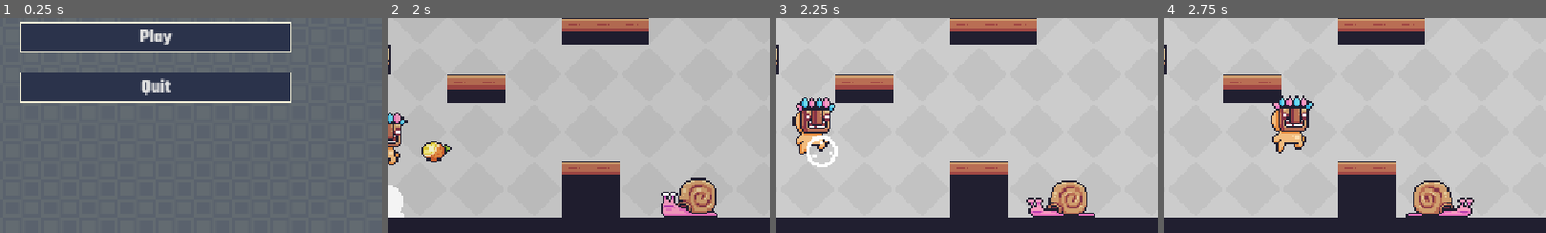
Above: before the commit, frames 1-4 (left to right).
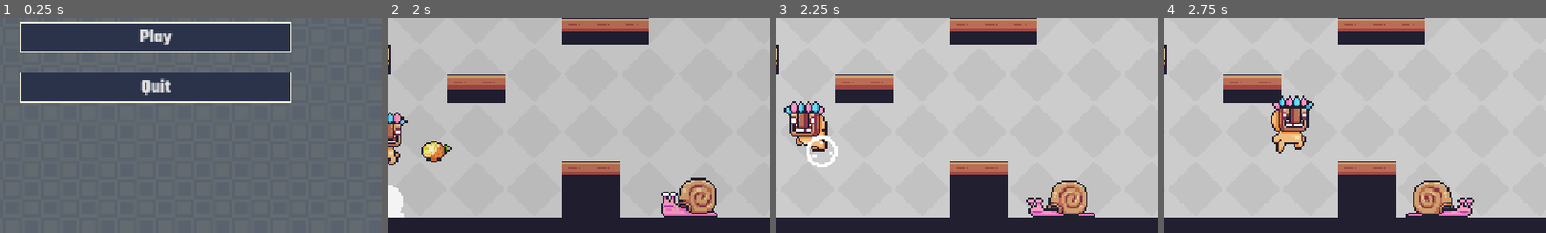
Above: after the commit, the same moments.

Repository: asehdev1994/pixel-platformer
Game: Godot game, scene res://Scenes/main.tscn
Same seed, same stepped clock (60 frames per second), same inputs: the game is played once before the commit and once after it.
Inputs:
- Up to frame 1 (0.25 s): no input
- Up to frame 2 (2 s): click "Play" at 0.5 s; hold D (right) from 1.28 s (still down); tap Space (jump) at 1.35, 1.52, 1.82 s
- Up to frame 3 (2.25 s): keep holding D (right); tap Space (jump) at 2.1 s
- Up to frame 4 (2.75 s): keep holding D (right); tap Space (jump) at 2.27, 2.57 s
The pictures show only the part of the screen within x 30-80%, y 47-97%; the shares and areas given below are measured in that part.

Frames 1-2 are identical in both runs. In frame 3, 1.8% of the frame differs, in the area x 2-16%, y 36-64%; in frame 4, nothing differs.

Commit message:
add wall slide animation

Diff:
--- a/Scenes/player.tscn
+++ b/Scenes/player.tscn
@@ -8,6 +8,7 @@
 [ext_resource type="Texture2D" uid="uid://b0a17k3s7dyat" path="res://Assets/Images/Player/Run (32x32).png" id="4_3smsa"]
 [ext_resource type="AudioStream" uid="uid://bfomn42xipkfl" path="res://Assets/Sounds/jump.wav" id="6_x3wgy"]
 [ext_resource type="AudioStream" uid="uid://b43e85tmu3q2e" path="res://Assets/Sounds/death.wav" id="7_3smsa"]
+[ext_resource type="Texture2D" uid="uid://ck3ld5k10iw7m" path="res://Assets/Images/Player/Wall Jump (32x32).png" id="7_f1ek2"]
 
 [sub_resource type="AtlasTexture" id="AtlasTexture_qpa8y"]
 atlas = ExtResource("2_8erm5")
@@ -152,6 +153,26 @@
 [sub_resource type="AtlasTexture" id="AtlasTexture_11gg7"]
 atlas = ExtResource("4_3smsa")
 region = Rect2(352, 0, 32, 32)
+
+[sub_resource type="AtlasTexture" id="AtlasTexture_r7t2e"]
+atlas = ExtResource("7_f1ek2")
+region = Rect2(0, 0, 32, 32)
+
+[sub_resource type="AtlasTexture" id="AtlasTexture_nmr2m"]
+atlas = ExtResource("7_f1ek2")
+region = Rect2(32, 0, 32, 32)
+
+[sub_resource type="AtlasTexture" id="AtlasTexture_ax3m3"]
+atlas = ExtResource("7_f1ek2")
+region = Rect2(64, 0, 32, 32)
+
+[sub_resource type="AtlasTexture" id="AtlasTexture_3vlem"]
+atlas = ExtResource("7_f1ek2")
+region = Rect2(96, 0, 32, 32)
+
+[sub_resource type="AtlasTexture" id="AtlasTexture_8eeqe"]
+atlas = ExtResource("7_f1ek2")
+region = Rect2(128, 0, 32, 32)
 
 [sub_resource type="SpriteFrames" id="SpriteFrames_oq2gk"]
 animations = [{
@@ -294,6 +315,26 @@
 }],
 "loop": 1,
 "name": &"running",
+"speed": 20.0
+}, {
+"frames": [{
+"duration": 1.0,
+"texture": SubResource("AtlasTexture_r7t2e")
+}, {
+"duration": 1.0,
+"texture": SubResource("AtlasTexture_nmr2m")
+}, {
+"duration": 1.0,
+"texture": SubResource("AtlasTexture_ax3m3")
+}, {
+"duration": 1.0,
+"texture": SubResource("AtlasTexture_3vlem")
+}, {
+"duration": 1.0,
+"texture": SubResource("AtlasTexture_8eeqe")
+}],
+"loop": 1,
+"name": &"wallsliding",
 "speed": 20.0
 }]
 
@@ -307,10 +348,10 @@
 [node name="AnimatedSprite2D" type="AnimatedSprite2D" parent="." unique_id=1371955511]
 texture_filter = 1
 sprite_frames = SubResource("SpriteFrames_oq2gk")
-animation = &"doublejumping"
+animation = &"wallsliding"
 autoplay = "idle"
-frame = 3
-frame_progress = 0.9339558
+frame = 4
+frame_progress = 0.020009749
 flip_h = true
 
 [node name="CollisionShape2D" type="CollisionShape2D" parent="." unique_id=561022289]
--- a/Scripts/player.gd
+++ b/Scripts/player.gd
@@ -70,13 +70,17 @@
 
 func update_animation() -> void:
 
+	# Don't interrupt the double jump animation
+	if animated_sprite_2d.animation == "doublejumping":
+		return
+
+	# Wall slide animation
+	if is_wall_sliding():
+		set_animation("wallsliding")
+		return
+
 	# Air animations
 	if not is_on_floor():
-
-		# Don't interrupt the double jump animation
-		if animated_sprite_2d.animation == "doublejumping":
-			return
-
 		set_animation("jumping")
 		return
 
Binary file added: Assets/Images/Player/Wall Jump (32x32).png
Not shown, added: Assets/Images/Player/Wall Jump (32x32).png.import
